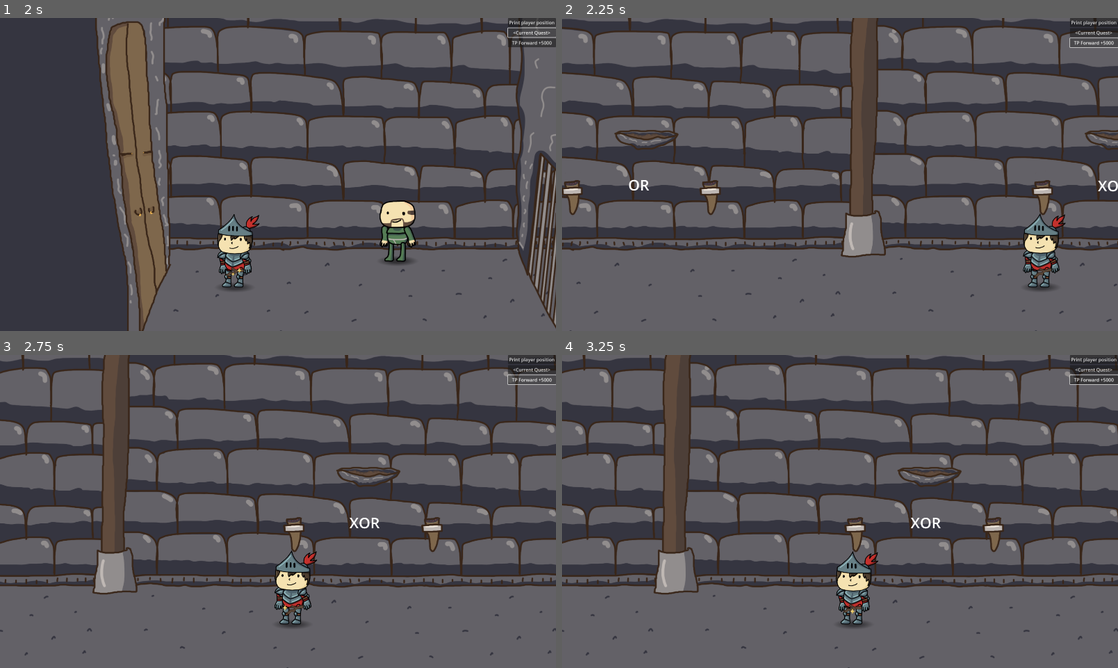
Above: before the commit, frames 1-4 (two rows, left to right).
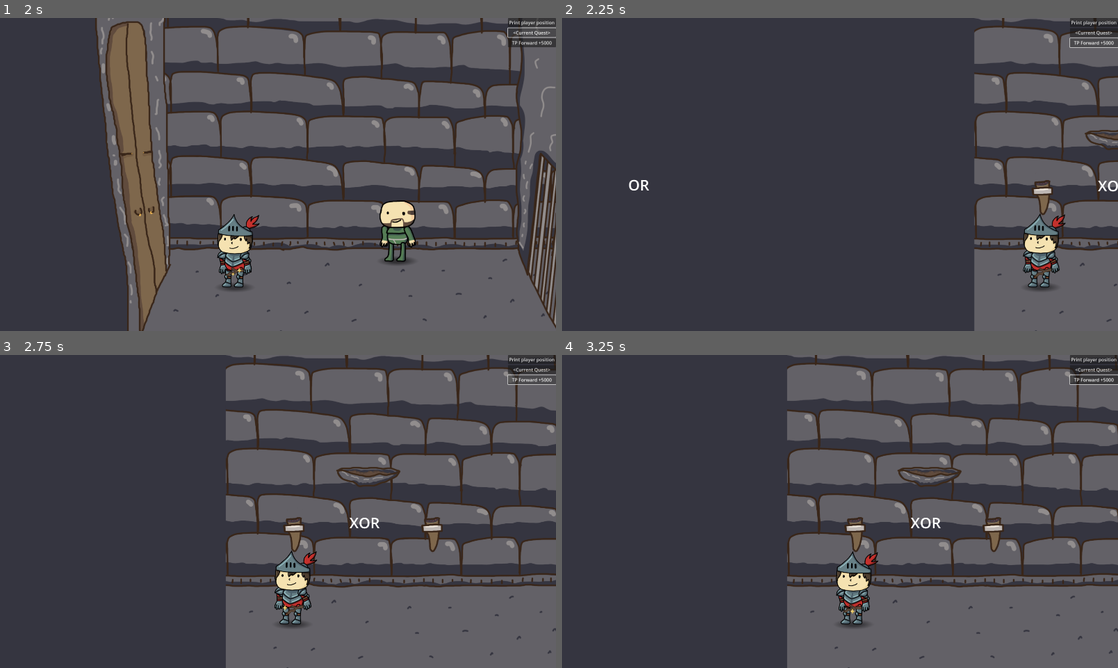
Above: after the commit, the same moments.

Repository: Caslus/cronicas-de-bugdonia
Game: Godot game, scene res://Scenes/Chapter1_2.tscn
Same seed, same stepped clock (60 frames per second), same inputs: the game is played once before the commit and once after it. This scene is started directly instead of the project's main scene.
Inputs (mouse positions are in pixels of both pictures, inside the frame that each line leads up to):
- Up to frame 1 (2 s): click "Print player position" at 0.5 s; click "<Current Quest>" at 1.25 s
- Up to frame 2 (2.25 s): click "TP Forward +5000" at 2 s
- Up to frame 3 (2.75 s): no input
- Up to frame 4 (3.25 s): drag from (856, 592) to (895, 442) at 2.77 s

Frame 1 is identical in both runs. In frame 2, 56% of the frame differs, in the area x 0-75%, y 0-100%; in frame 3, 31%; in frame 4, 31%.

Commit message:
feat: add solution checker

Diff:
--- a/Dialog/Boolean.json
+++ b/Dialog/Boolean.json
@@ -26,5 +26,26 @@
 		"options": [
 			{ "text": "...", "next": null, "toggle": "initialTalk" }
 		]
+	},
+	{
+		"id": "5",
+		"text": "O operador AND é simples, as duas condições precisam ser verdadeiras.",
+		"options": [
+			{ "text": "...", "next": "6" }
+		]
+	},
+	{
+		"id": "6",
+		"text": "Nesse caso, as duas tochas precisam estar acesas através da variável ACESA.",
+		"options": [
+			{ "text": "Entendi!", "next": "7" }
+		]
+	},
+	{
+		"id": "7",
+		"text": "Vamos para a prática, tente editar as variáveis ACESA das tochas.",
+		"options": [
+			{ "text": "Ok!", "next": null }
+		]
 	}
 ]
--- a/Scenes/Chapter1_2.tscn
+++ b/Scenes/Chapter1_2.tscn
@@ -7,6 +7,7 @@
 [ext_resource type="Texture2D" uid="uid://dh0yxmw1d163u" path="res://Assets/Objects/JailColumn.png" id="4_wjlat"]
 [ext_resource type="PackedScene" uid="uid://dsg27of52d3no" path="res://Scenes/Objects/Torch.tscn" id="5_v8im4"]
 [ext_resource type="PackedScene" uid="uid://cwcjpyq0u6iep" path="res://Scenes/Objects/Fireholder.tscn" id="6_gwm1x"]
+[ext_resource type="Script" uid="uid://dln10j1ecoaqr" path="res://Scripts/Object/SolutionChecker.gd" id="8_1lq60"]
 [ext_resource type="PackedScene" uid="uid://dcbc26gk3t6db" path="res://Scenes/Entity/NPC.tscn" id="8_wxbtf"]
 [ext_resource type="Texture2D" uid="uid://cxyewq77ukudv" path="res://Assets/Entity/Monk/head.png" id="9_a88w8"]
 [ext_resource type="Texture2D" uid="uid://bcotmnrqotjw6" path="res://Assets/Entity/Monk/torso.png" id="10_er7ss"]
@@ -18,6 +19,7 @@
 [ext_resource type="Texture2D" uid="uid://cu8oxkgp5cydw" path="res://Assets/Objects/JailCellDoor.png" id="17_a88w8"]
 [ext_resource type="PackedScene" uid="uid://cfv7fpnqjbtc4" path="res://Scenes/Utils/DevTools.tscn" id="17_er7ss"]
 [ext_resource type="Texture2D" uid="uid://bm6haoisagh1j" path="res://Assets/Objects/JailCellWallFront.png" id="17_ob62n"]
+[ext_resource type="Texture2D" uid="uid://bio5vkwacq0c1" path="res://Assets/Objects/FlameHintOn.png" id="18_ob62n"]
 
 [sub_resource type="RectangleShape2D" id="RectangleShape2D_2o7ur"]
 size = Vector2(18961, 165)
@@ -194,6 +196,13 @@
 theme_override_font_sizes/font_size = 51
 text = "AND"
 autowrap_mode = 2
+
+[node name="SolutionChecker" type="Node" parent="Challenges/ChallengeAnd"]
+script = ExtResource("8_1lq60")
+solution = {
+NodePath("../Fireholder"): true
+}
+doorNumber = 2
 
 [node name="ChallengeOr" type="Node2D" parent="Challenges"]
 position = Vector2(1800, 0)
@@ -601,6 +610,69 @@
 script = ExtResource("14_a88w8")
 xOffset = -36.49
 
+[node name="Door2" type="Sprite2D" parent="."]
+z_index = 1
+position = Vector2(2718, -602)
+texture = ExtResource("13_0ic1f")
+script = ExtResource("14_a88w8")
+xOffset = -36.49
+
+[node name="JailDoor" type="Node2D" parent="Door2" node_paths=PackedStringArray("quest")]
+z_index = -1
+position = Vector2(-651, 482)
+script = ExtResource("15_0ic1f")
+quest = NodePath("../../BooleanQuest")
+doorNumber = 2
+
+[node name="Door" type="StaticBody2D" parent="Door2/JailDoor"]
+position = Vector2(620, -107)
+
+[node name="Sprite" type="Sprite2D" parent="Door2/JailDoor/Door"]
+texture = ExtResource("17_a88w8")
+
+[node name="CollisionShape2D" type="CollisionShape2D" parent="Door2/JailDoor/Door"]
+z_index = 999
+z_as_relative = false
+position = Vector2(-2, -113)
+shape = SubResource("RectangleShape2D_er7ss")
+debug_color = Color(0.457382, 0.561173, 0.54511, 0.42)
+
+[node name="Fog" type="ColorRect" parent="Door2"]
+visible = false
+z_index = 7
+anchors_preset = 15
+anchor_right = 1.0
+anchor_bottom = 1.0
+offset_left = 127.0
+offset_top = -770.0
+offset_right = 1687.0
+offset_bottom = -770.0
+grow_horizontal = 2
+grow_vertical = 2
+mouse_filter = 2
+color = Color(0.207843, 0.207843, 0.25098, 1)
+
+[node name="Front" type="Sprite2D" parent="Door2"]
+z_index = 6
+position = Vector2(40, 315)
+texture = ExtResource("17_ob62n")
+script = ExtResource("14_a88w8")
+xOffset = -36.49
+
+[node name="FlameHintOn" type="Sprite2D" parent="Door2"]
+z_index = 20
+position = Vector2(1, 20)
+texture = ExtResource("18_ob62n")
+
+[node name="Label" type="Label" parent="Door2"]
+z_index = 20
+offset_left = -8.0
+offset_top = 43.0
+offset_right = 3.0
+offset_bottom = 66.0
+theme_override_colors/font_color = Color(0.890196, 0.576471, 0.278431, 1)
+text = "2"
+
 [node name="DevTools" parent="." instance=ExtResource("17_er7ss")]
 offset_left = 1874.0
 offset_top = 197.0
--- a/Scripts/Entity/NPC.gd
+++ b/Scripts/Entity/NPC.gd
@@ -45,12 +45,12 @@
 	if get_meta("objectName") != npcName: return
 	moving = true
 	turnsToPlayer = false
+	disable_interaction()
 	var torsoNode = get_node("Sprite")
 	if (pos.x > position.x):
 		torsoNode.scale = Vector2(-1, 1)
 	else:
 		torsoNode.scale = Vector2(1, 1)
-
 	var moveTween1 = create_tween()
 	moveTween1.set_ease(Tween.EaseType.EASE_IN_OUT)
 	moveTween1.tween_property(self, "position", position + Vector2(0, 100), 0.5)
@@ -65,6 +65,17 @@
 	await moveTween3.finished
 	moving = false
 	turnsToPlayer = true
+	enable_interaction()
+
+func disable_interaction():
+	var interactable = get_node("Interactable")
+	interactable.enableExclamation = false
+	interactable.enableInteraction = false
+
+func enable_interaction():
+	var interactable = get_node("Interactable")
+	interactable.enableExclamation = true
+	interactable.enableInteraction = true
 
 func _ready():
 	load_dialog()
--- a/Scripts/InteractionManager.gd
+++ b/Scripts/InteractionManager.gd
@@ -59,9 +59,10 @@
 
 func start_interaction():
 	if (player == null or interactable == null):
-		push_error("Player or interactable is null.")
-		push_error("Player: " + str(player))
-		push_error("Interactable: " + str(interactable))
+		# silencing these, too spammy
+		# push_error("Player or interactable is null.")
+		# push_error("Player: " + str(player))
+		# push_error("Interactable: " + str(interactable))
 		return
 
 	interacting = true
--- a/Scripts/Object/Fireholder.gd
+++ b/Scripts/Object/Fireholder.gd
@@ -7,8 +7,9 @@
 @export var torches: Array[Node2D] = []
 @export var type: TYPE
 
+@onready var sprite = get_node("Sprite")
 
-@onready var sprite = get_node("Sprite")
+@onready var solver = get_parent().get_node_or_null("SolutionChecker")
 
 func checkAnd() -> bool:
 	var A = torches[0]
@@ -64,20 +65,27 @@
 		return true
 	return false
 
-func shouldLightUp() -> bool:
-	if type == TYPE.AND: return checkAnd()
-	if type == TYPE.OR: return checkOr()
-	if type == TYPE.XOR: return checkXor()
-	if type == TYPE.NAND: return checkNand()
-	if type == TYPE.NOR: return checkNor()
-	if type == TYPE.XNOR: return checkXnor()
-	return false
+func shouldLightUp() -> void:
+	var should: bool = false
+	if type == TYPE.AND: should = checkAnd()
+	if type == TYPE.OR: should = checkOr()
+	if type == TYPE.XOR: should = checkXor()
+	if type == TYPE.NAND: should = checkNand()
+	if type == TYPE.NOR: should = checkNor()
+	if type == TYPE.XNOR: should = checkXnor()
+
+	VAR_ACESA = should
+	emit_signal("fireholderChanged")
 
 func _process(_delta: float) -> void:
-	VAR_ACESA = shouldLightUp()
 	if VAR_ACESA:
 		sprite.texture = ImageOn
 		sprite.offset = Vector2(0, -153)
 	else:
 		sprite.texture = ImageOff
 		sprite.offset = Vector2(0, 0)
+
+func _ready() -> void:
+	SelectedManager.connect("selected_edited", Callable(self, "shouldLightUp"))
+
+signal fireholderChanged()
--- /dev/null
+++ b/Scripts/Object/SolutionChecker.gd
@@ -0,0 +1,37 @@
+extends Node
+
+@export var solution: Dictionary = {
+	# <NodePath, boolean>
+	# Fireholder, true
+	# Fireholder1, false
+	# Fireholder2, true
+}
+@export var doorNumber: int = 0
+
+func connect_signals() -> void:
+	for node: NodePath in solution.keys():
+		var fireholder = get_node(node)
+		if not fireholder:
+			pass
+		fireholder.connect("fireholderChanged", Callable(self, "check_all"))
+
+func check_solution() -> bool:
+	var okCount: int = 0
+	for node: NodePath in solution.keys():
+		var fireholder = get_node(node)
+		if not fireholder:
+			return false
+		var expected: bool = solution[node]
+		var actual: bool = fireholder.get("VAR_ACESA")
+		if expected == actual:
+			okCount += 1
+	return okCount == solution.size()
+
+func check_all() -> void:
+	if check_solution():
+		QuestManager.currentQuest.emit_signal("openDoor", doorNumber)
+	else:
+		QuestManager.currentQuest.emit_signal("closeDoor", doorNumber)
+
+func _ready() -> void:
+	connect_signals()
--- a/Scripts/Quest/BooleanQuest.gd
+++ b/Scripts/Quest/BooleanQuest.gd
@@ -10,10 +10,11 @@
 
 func onUpdateQuestVariables():
 	if questVariables.get("initialTalk"):
-		# npc.set("startingDialog", "5")
+		npc.set("startingDialog", "5")
 		emit_signal("openDoor", 1)
 		print("Opening door:", 1)
 		QuestManager.moveNpcTo(npc.get_meta("objectName"), Vector2(2432, -342))
+
 	# if questVariables.get("pickedWand"):
 	# 	npc.set("startingDialog", "7")
 	# if questVariables.get("talked2"):
Binary file added: Assets/Objects/FlameHintOff.png
Not shown, added: Assets/Objects/FlameHintOff.png.import
Binary file added: Assets/Objects/FlameHintOn.png
Not shown, added: Assets/Objects/FlameHintOn.png.import
Not shown: 1 places in Scenes/Chapter1_2.tscn that only renumber resources
Not shown, added: Scripts/Object/SolutionChecker.gd.uid
